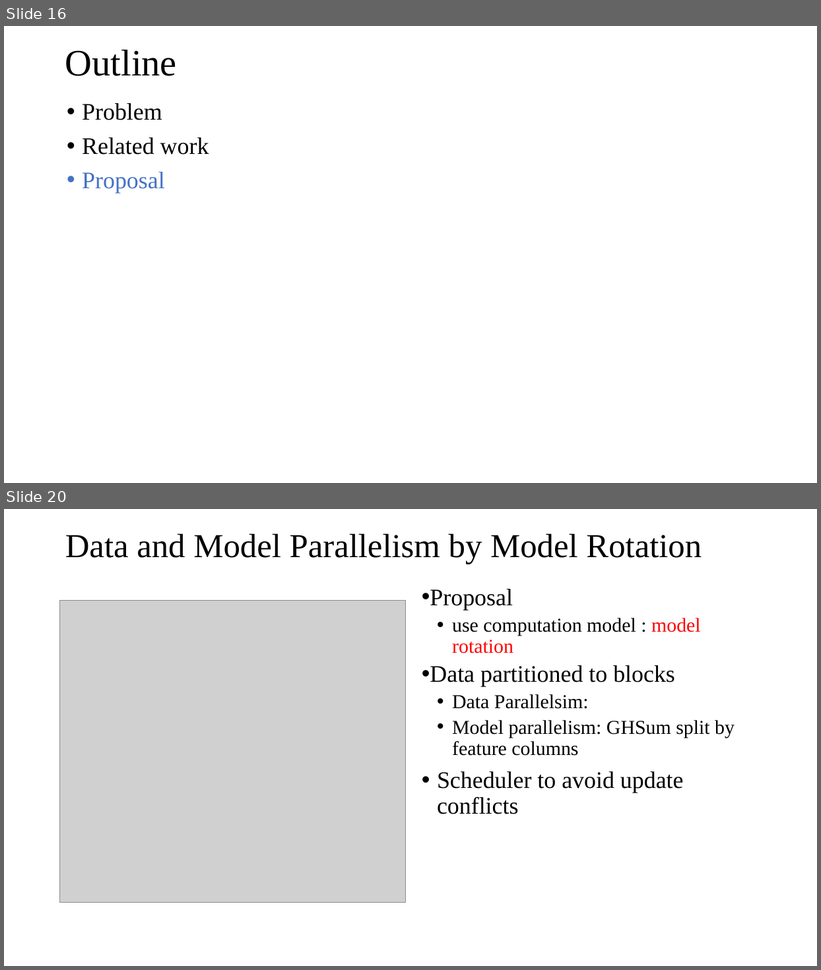
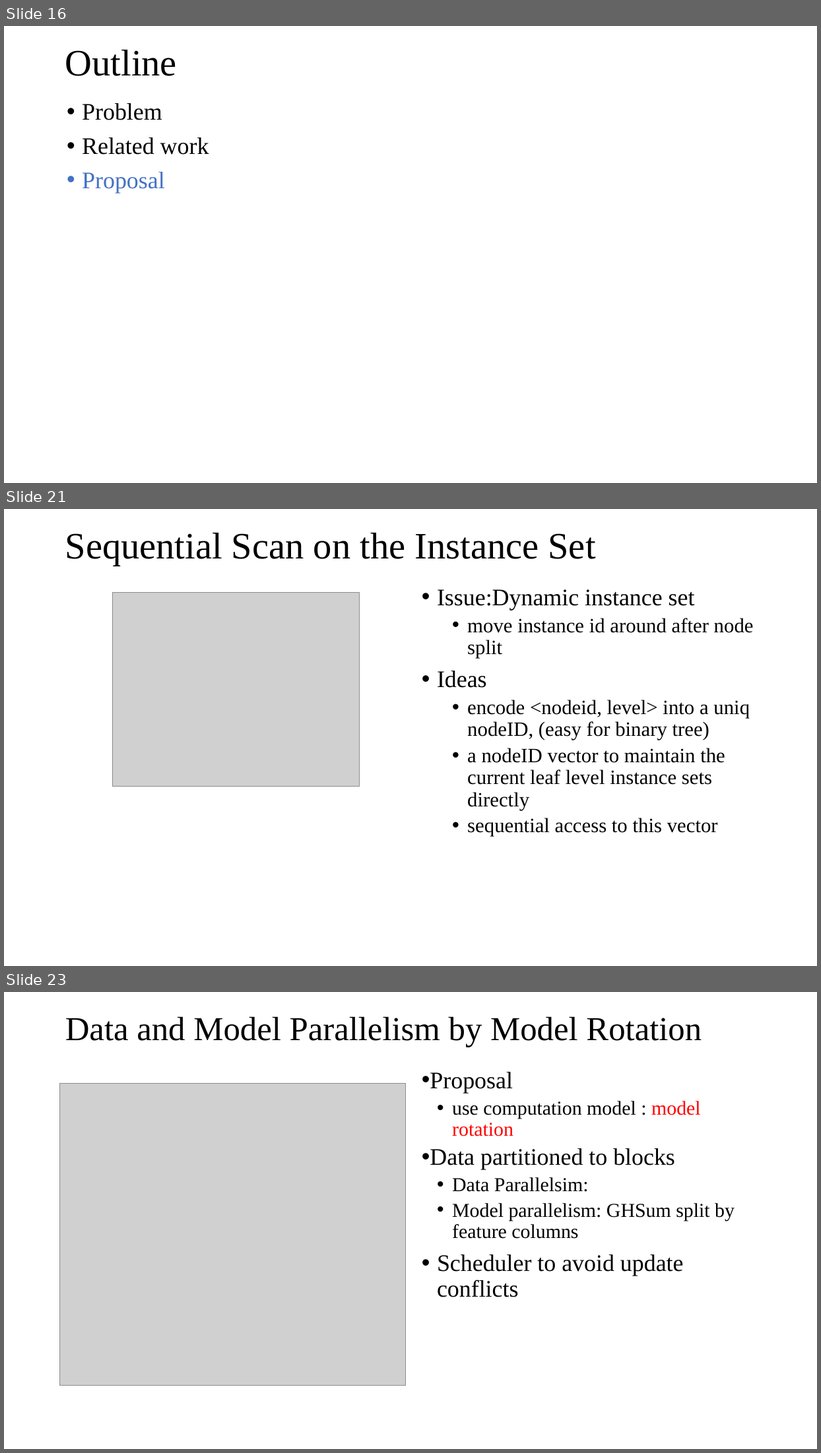
Before and after one commit to DSC-SPIDAL/harp, a slide deck: doc/meeting/0919-DistributedGBT-II/DistributedGBT-II-09192018.pptx. Shown one above the other, each under a label of ours: slides 16 and 20 before the commit, slides 16, 21 and 23 after it; the slides between them are not shown. The pictures are 821x970 and 821x1453 pixels, drawn with LibreOffice and Linux fonts; fonts in the diff are those of the drawing; grey boxes stand for pictures. Boxes give left, top, right and bottom in pixels: in the first picture for what was removed or moved away, otherwise in the second. Text is boxed around its words. In the diff, an @@ line names an element or a change of style, - is before the commit and + after.

```diff
--- a/doc/meeting/0919-DistributedGBT-II/DistributedGBT-II-09192018.pptx
+++ b/doc/meeting/0919-DistributedGBT-II/DistributedGBT-II-09192018.pptx
@@ slide 21 added at <box>4,509,817,966</box>, background #FFFFFF @@
@@ title added at <box>65,532,596,566</box>, 44 pt, text #000000 @@
+Sequential Scan on the Instance Set
@@ picture added at <box>112,592,359,787</box> @@
@@ text added at <box>437,590,754,836</box>, 24 pt, text #000000 @@
+• Issue:Dynamic instance set
+  • move instance id around after node split
+• Ideas
+  • encode <nodeid, level> into a uniq nodeID, (easy for binary tree)
+  • a nodeID vector to maintain the current leaf level instance sets directly
+  • sequential access to this vector
@@ what was slide 20 is now slide 23 @@
```
Also in this commit, not shown: 3 slides changed, 2 other slides added, 4 other files.
